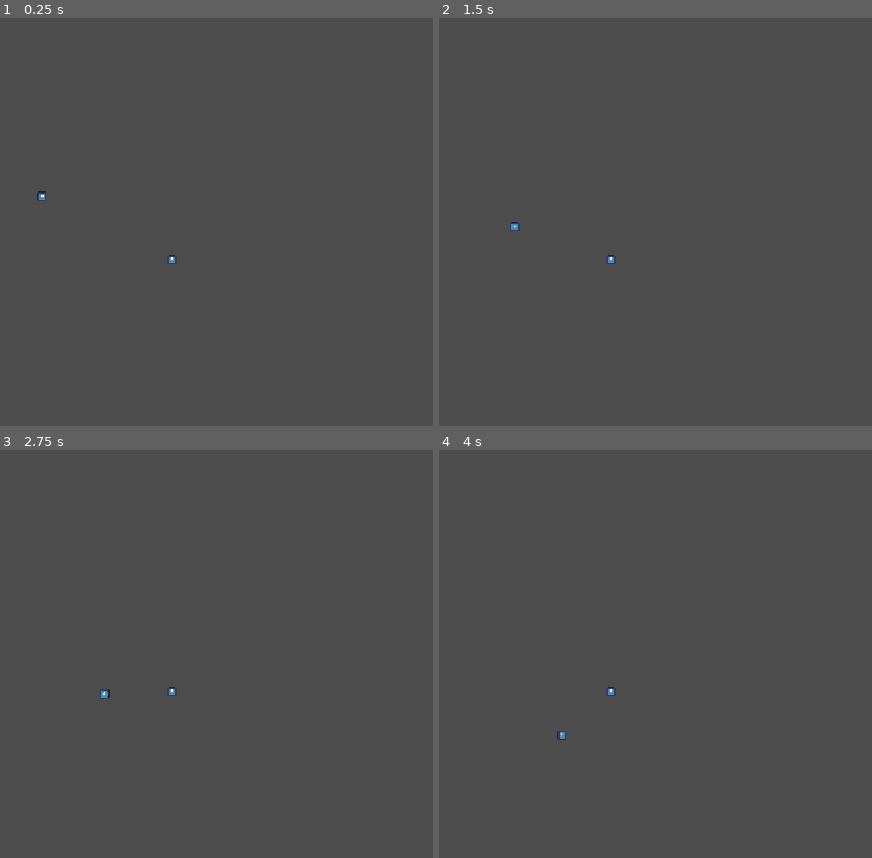
Above: before the commit, frames 1-4 (two rows, left to right).
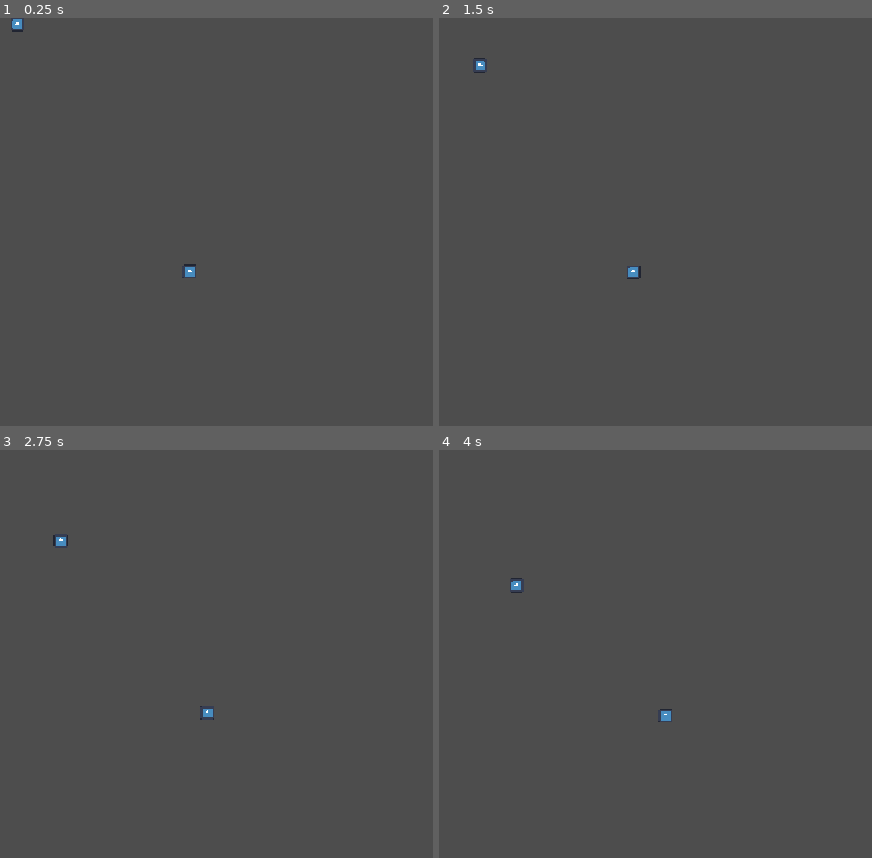
Above: after the commit, the same moments.

Repository: AJISGit/Ludum-Dare-60-Game
Game: Godot game, scene res://scenes/main_scene.tscn
The game is run twice, just before and just after one commit, with the same random seed, the same clock (stepped at 60 frames per second) and the same inputs. The engine's default icon, where the game draws it, is replaced by a stand-in: a white triangle on a blue panel in a dark square.
Inputs:
- Up to frame 1 (0.25 s): no input
- Up to frame 2 (1.5 s): hold D (phys_sub_right, bound only after the commit) 0.53-1.28 s; hold S (phys_sub_down, bound only after the commit) from 1.28 s (still down)
- Up to frame 3 (2.75 s): release S (phys_sub_down, bound only after the commit) at 2.03 s; hold D (phys_sub_right, bound only after the commit) from 2.03 s (still down)
- Up to frame 4 (4 s): release D (phys_sub_right, bound only after the commit) at 2.78 s; hold W (phys_sub_up, bound only after the commit) 2.78-3.53 s; hold A (phys_sub_left, bound only after the commit) from 3.53 s (still down)

The runs differ from the first frame. In frame 1, 0.2% of the frame differs, in the area x 2-46%, y 0-64%; in frame 2, 0.2%; in frame 3, 0.2%; in frame 4, 0.2%.

Commit message:
Make the enemy try to predict where the player will be when the torpedo arrives. Also make the player loop around the screen

Diff:
--- a/project.godot
+++ b/project.godot
@@ -24,6 +24,29 @@
 window/stretch/mode="canvas_items"
 window/stretch/aspect="expand"
 
+[input]
+
+phys_sub_up={
+"deadzone": 0.2,
+"events": [Object(InputEventKey,"resource_local_to_scene":false,"resource_name":"","device":-1,"window_id":0,"alt_pressed":false,"shift_pressed":false,"ctrl_pressed":false,"meta_pressed":false,"pressed":false,"keycode":0,"physical_keycode":87,"key_label":0,"unicode":119,"location":0,"echo":false,"script":null)
+]
+}
+phys_sub_left={
+"deadzone": 0.2,
+"events": [Object(InputEventKey,"resource_local_to_scene":false,"resource_name":"","device":-1,"window_id":0,"alt_pressed":false,"shift_pressed":false,"ctrl_pressed":false,"meta_pressed":false,"pressed":false,"keycode":0,"physical_keycode":65,"key_label":0,"unicode":97,"location":0,"echo":false,"script":null)
+]
+}
+phys_sub_down={
+"deadzone": 0.2,
+"events": [Object(InputEventKey,"resource_local_to_scene":false,"resource_name":"","device":-1,"window_id":0,"alt_pressed":false,"shift_pressed":false,"ctrl_pressed":false,"meta_pressed":false,"pressed":false,"keycode":0,"physical_keycode":83,"key_label":0,"unicode":115,"location":0,"echo":false,"script":null)
+]
+}
+phys_sub_right={
+"deadzone": 0.2,
+"events": [Object(InputEventKey,"resource_local_to_scene":false,"resource_name":"","device":-1,"window_id":0,"alt_pressed":false,"shift_pressed":false,"ctrl_pressed":false,"meta_pressed":false,"pressed":false,"keycode":0,"physical_keycode":68,"key_label":0,"unicode":100,"location":0,"echo":false,"script":null)
+]
+}
+
 [physics]
 
 3d/physics_engine="Jolt Physics"
--- /dev/null
+++ b/scenes/enemy.tscn
@@ -0,0 +1,23 @@
+[gd_scene format=3 uid="uid://b48fnkshn3x54"]
+
+[ext_resource type="Script" uid="uid://dvbfvmymtb82t" path="res://scripts/enemy.gd" id="1_md0e3"]
+[ext_resource type="Texture2D" uid="uid://svfcp6cv4r2s" path="res://icon.svg" id="2_4ra3w"]
+
+[sub_resource type="RectangleShape2D" id="RectangleShape2D_5uy6h"]
+
+[node name="Enemy" type="Area2D" unique_id=386252729]
+script = ExtResource("1_md0e3")
+metadata/_custom_type_script = "uid://dvbfvmymtb82t"
+
+[node name="Icon" type="Sprite2D" parent="." unique_id=201942602]
+position = Vector2(-1, -3)
+texture = ExtResource("2_4ra3w")
+
+[node name="CollisionShape2D" type="CollisionShape2D" parent="." unique_id=817175720]
+shape = SubResource("RectangleShape2D_5uy6h")
+
+[node name="ShootTimer" type="Timer" parent="." unique_id=328049047]
+wait_time = 5.0
+autostart = true
+
+[connection signal="timeout" from="ShootTimer" to="." method="_on_shoot_timer_timeout"]
--- a/scenes/game_world.tscn
+++ b/scenes/game_world.tscn
@@ -2,10 +2,7 @@
 
 [ext_resource type="Script" uid="uid://df5oloh41sf3p" path="res://scripts/world.gd" id="1_0biqy"]
 [ext_resource type="PackedScene" uid="uid://bq8c36f6yfj3p" path="res://scenes/physical_sub.tscn" id="2_0vfqx"]
-[ext_resource type="Texture2D" uid="uid://svfcp6cv4r2s" path="res://icon.svg" id="3_0vfqx"]
-[ext_resource type="Script" uid="uid://dvbfvmymtb82t" path="res://scripts/enemy.gd" id="4_wbbl4"]
-
-[sub_resource type="RectangleShape2D" id="RectangleShape2D_l2n43"]
+[ext_resource type="PackedScene" uid="uid://b48fnkshn3x54" path="res://scenes/enemy.tscn" id="3_ywgp6"]
 
 [node name="GameWorld" type="Node2D" unique_id=425142831]
 script = ExtResource("1_0biqy")
@@ -14,17 +11,8 @@
 unique_name_in_owner = true
 position = Vector2(478, 334)
 
-[node name="Enemy" type="Area2D" parent="." unique_id=902810729]
-position = Vector2(-1405, -618)
-script = ExtResource("4_wbbl4")
-metadata/_custom_type_script = "uid://dvbfvmymtb82t"
+[node name="Camera2D" type="Camera2D" parent="." unique_id=1008547821]
+zoom = Vector2(0.15, 0.15)
 
-[node name="Icon" type="Sprite2D" parent="Enemy" unique_id=761281565]
-position = Vector2(-1, -3)
-texture = ExtResource("3_0vfqx")
-
-[node name="CollisionShape2D" type="CollisionShape2D" parent="Enemy" unique_id=564919062]
-shape = SubResource("RectangleShape2D_l2n43")
-
-[node name="Camera2D" type="Camera2D" parent="." unique_id=1008547821]
-zoom = Vector2(0.1, 0.1)
+[node name="Enemy" parent="." unique_id=386252729 instance=ExtResource("3_ywgp6")]
+position = Vector2(-1144, -2014)
--- a/scenes/physical_sub.tscn
+++ b/scenes/physical_sub.tscn
@@ -6,69 +6,70 @@
 [sub_resource type="RectangleShape2D" id="RectangleShape2D_plsu0"]
 size = Vector2(222, 94)
 
-[node name="PhysicalSub" type="Area2D" unique_id=25893487]
+[node name="PhysicalSub" type="CharacterBody2D" unique_id=299980349]
 script = ExtResource("1_b6fww")
+max_velocity = 350.0
 metadata/_custom_type_script = "uid://basucvdev4q1f"
 
-[node name="CollisionShape2D" type="CollisionShape2D" parent="." unique_id=1472364011]
+[node name="CollisionShape2D" type="CollisionShape2D" parent="." unique_id=1979738507]
 shape = SubResource("RectangleShape2D_plsu0")
 
-[node name="Icon" type="Sprite2D" parent="." unique_id=1449376708]
+[node name="Icon" type="Sprite2D" parent="." unique_id=316176606]
 position = Vector2(4, -7)
 texture = ExtResource("2_ruc46")
 
-[node name="OrbitPoints" type="Node2D" parent="." unique_id=1585944002]
+[node name="OrbitPoints" type="Node2D" parent="." unique_id=1262405611]
 
-[node name="Point0" type="Node2D" parent="OrbitPoints" unique_id=594750441]
+[node name="Point0" type="Node2D" parent="OrbitPoints" unique_id=847859014]
 position = Vector2(1110, 0)
 
-[node name="Point1" type="Node2D" parent="OrbitPoints" unique_id=1696097491]
+[node name="Point1" type="Node2D" parent="OrbitPoints" unique_id=1381317714]
 position = Vector2(1044, 364)
 
-[node name="Point2" type="Node2D" parent="OrbitPoints" unique_id=366871124]
+[node name="Point2" type="Node2D" parent="OrbitPoints" unique_id=73054821]
 position = Vector2(918, 567)
 
-[node name="Point3" type="Node2D" parent="OrbitPoints" unique_id=1189811781]
+[node name="Point3" type="Node2D" parent="OrbitPoints" unique_id=1150085728]
 position = Vector2(738, 715)
 
-[node name="Point4" type="Node2D" parent="OrbitPoints" unique_id=1332415706]
+[node name="Point4" type="Node2D" parent="OrbitPoints" unique_id=2023924640]
 position = Vector2(518, 849)
 
-[node name="Point5" type="Node2D" parent="OrbitPoints" unique_id=170957053]
+[node name="Point5" type="Node2D" parent="OrbitPoints" unique_id=1269408697]
 position = Vector2(34, 1066)
 
-[node name="Point6" type="Node2D" parent="OrbitPoints" unique_id=1154465899]
+[node name="Point6" type="Node2D" parent="OrbitPoints" unique_id=1713732920]
 position = Vector2(-428, 921)
 
-[node name="Point7" type="Node2D" parent="OrbitPoints" unique_id=318981241]
+[node name="Point7" type="Node2D" parent="OrbitPoints" unique_id=739440676]
 position = Vector2(-684, 754)
 
-[node name="Point8" type="Node2D" parent="OrbitPoints" unique_id=1854104032]
+[node name="Point8" type="Node2D" parent="OrbitPoints" unique_id=1132218504]
 position = Vector2(-906, 409)
 
-[node name="Point9" type="Node2D" parent="OrbitPoints" unique_id=2116619433]
+[node name="Point9" type="Node2D" parent="OrbitPoints" unique_id=928696546]
 position = Vector2(-1034, -75)
 
-[node name="Point10" type="Node2D" parent="OrbitPoints" unique_id=1048879014]
+[node name="Point10" type="Node2D" parent="OrbitPoints" unique_id=946868086]
 position = Vector2(-1045, -448)
 
-[node name="Point11" type="Node2D" parent="OrbitPoints" unique_id=1085186852]
+[node name="Point11" type="Node2D" parent="OrbitPoints" unique_id=1351935160]
 position = Vector2(-917, -670)
 
-[node name="Point12" type="Node2D" parent="OrbitPoints" unique_id=1370422600]
+[node name="Point12" type="Node2D" parent="OrbitPoints" unique_id=161083844]
 position = Vector2(-656, -915)
 
-[node name="Point13" type="Node2D" parent="OrbitPoints" unique_id=1104542272]
+[node name="Point13" type="Node2D" parent="OrbitPoints" unique_id=1031943266]
 position = Vector2(-299, -1076)
 
-[node name="Point14" type="Node2D" parent="OrbitPoints" unique_id=882329687]
+[node name="Point14" type="Node2D" parent="OrbitPoints" unique_id=1595098586]
 position = Vector2(223, -1093)
 
-[node name="Point15" type="Node2D" parent="OrbitPoints" unique_id=1512213276]
+[node name="Point15" type="Node2D" parent="OrbitPoints" unique_id=1101174933]
 position = Vector2(601, -870)
 
-[node name="Point16" type="Node2D" parent="OrbitPoints" unique_id=1345139350]
+[node name="Point16" type="Node2D" parent="OrbitPoints" unique_id=1717794486]
 position = Vector2(762, -720)
 
-[node name="Point17" type="Node2D" parent="OrbitPoints" unique_id=1002818690]
+[node name="Point17" type="Node2D" parent="OrbitPoints" unique_id=592250576]
 position = Vector2(951, -470)
--- /dev/null
+++ b/scenes/torpedo.tscn
@@ -0,0 +1,19 @@
+[gd_scene format=3 uid="uid://bf0w0nxofuhe2"]
+
+[ext_resource type="Script" uid="uid://dic14bm4osqae" path="res://scripts/torpedo.gd" id="1_0ddwc"]
+[ext_resource type="Texture2D" uid="uid://svfcp6cv4r2s" path="res://icon.svg" id="2_agymq"]
+
+[sub_resource type="RectangleShape2D" id="RectangleShape2D_5tn8i"]
+size = Vector2(42, 6)
+
+[node name="Torpedo" type="Area2D" unique_id=1130819015]
+script = ExtResource("1_0ddwc")
+
+[node name="Icon" type="Sprite2D" parent="." unique_id=1552373532]
+scale = Vector2(0.32692042, 0.040865228)
+texture = ExtResource("2_agymq")
+
+[node name="CollisionShape2D" type="CollisionShape2D" parent="." unique_id=1793310653]
+shape = SubResource("RectangleShape2D_5tn8i")
+
+[connection signal="area_entered" from="." to="." method="_on_area_entered"]
--- a/scripts/enemy.gd
+++ b/scripts/enemy.gd
@@ -5,6 +5,7 @@
 @onready var physical_sub: PhysicalSub = %PhysicalSub
 var orbit_point: Node2D
 var reached_point: bool = false
+const TORPEDO_RESOURCE: PackedScene = preload("res://scenes/torpedo.tscn")
 
 
 func _ready() -> void:
@@ -18,12 +19,35 @@
 	# Code recycled from my last game jam game: https://ajisboss.itch.io/countdown-to-powerdown
 	if (!reached_point):
 		look_at(orbit_point.global_position)
-		position += Vector2(1.0, 0.0).rotated(rotation) * 500.0 * delta
+		position += Vector2(1.0, 0.0).rotated(rotation) * 350.0 * delta
 		rotation = 0
 
 		if (position.distance_to(orbit_point.global_position) < 5.0):
-			reached_point = true
+			#reached_point = true
 			print("Locked on")
+			position = orbit_point.global_position
 
 	else:
 		position = orbit_point.global_position
+
+
+func shoot() -> void:
+	var bullet: Torpedo = TORPEDO_RESOURCE.instantiate()
+	bullet.position = position
+	bullet.position.y -= 32
+
+	var target: Vector2 = physical_sub.position
+
+	target += physical_sub.velocity * ( bullet.speed / position.distance_to(physical_sub.position))
+
+	bullet.look_at(target)
+	bullet.from_plr = false
+	bullet.spawn_pos = bullet.position
+	bullet.physical_sub = physical_sub
+	bullet.speed = 750.0
+	bullet.bullet_range = 5000.0
+	$"..".add_child(bullet)
+
+
+func _on_shoot_timer_timeout() -> void:
+	shoot()
--- a/scripts/physicalsub.gd
+++ b/scripts/physicalsub.gd
@@ -1,12 +1,52 @@
 class_name PhysicalSub
-extends Area2D
+extends CharacterBody2D
 
 
 @export var sub_data: SubmarineData
+@export var speed: float = 100.0
+@export var max_velocity: float = 1000.0
+
+var last_velocity: Vector2
+
+
+func move_up(delta: float):
+	velocity.y -= speed * delta
+func move_left(delta: float):
+	velocity.x -= speed * delta
+func move_down(delta: float):
+	velocity.y += speed * delta
+func move_right(delta: float):
+	velocity.x += speed * delta
 
 
 func _ready() -> void:
 	print("Hey")
 
 func _physics_process(delta: float) -> void:
+	velocity = last_velocity
 	$OrbitPoints.rotation += PI * 0.1 * delta
+
+	if (Input.is_action_pressed("phys_sub_up")):
+		move_up(delta)
+	if (Input.is_action_pressed("phys_sub_left")):
+		move_left(delta)
+	if (Input.is_action_pressed("phys_sub_down")):
+		move_down(delta)
+	if (Input.is_action_pressed("phys_sub_right")):
+		move_right(delta)
+
+	velocity.x = clampf(velocity.x, -max_velocity, max_velocity)
+	velocity.y = clampf(velocity.y, -max_velocity, max_velocity)
+
+	last_velocity = velocity
+
+	move_and_slide()
+
+	if (position.x > 3825):
+		position.x = -3825
+	if (position.x < -3825):
+		position.x = 3825
+	if (position.y < -2000):
+		position.y = 2000
+	if (position.y > 2000):
+		position.y = -2000
--- /dev/null
+++ b/scripts/torpedo.gd
@@ -0,0 +1,31 @@
+class_name Torpedo
+extends Area2D
+
+
+@export var speed: float = 400.0
+var from_plr: bool = true
+
+var spawn_pos: Vector2
+@export var bullet_range: float = 1500.0
+var physical_sub: PhysicalSub
+
+
+func _physics_process(delta: float) -> void:
+	position += Vector2(1.0, 0.0).rotated(rotation) * speed * delta
+
+	if (position.distance_to(spawn_pos) > bullet_range):
+		queue_free()
+
+
+func _on_area_entered(body: Node2D):
+	if (body == physical_sub):
+		if (from_plr): return
+		print("boom")
+		body.visible = false
+
+	else:
+		if (!from_plr): return
+		if (!(body as Enemy)): pass
+		body.queue_free()
+
+	queue_free()
Not shown, added: scripts/torpedo.gd.uid
